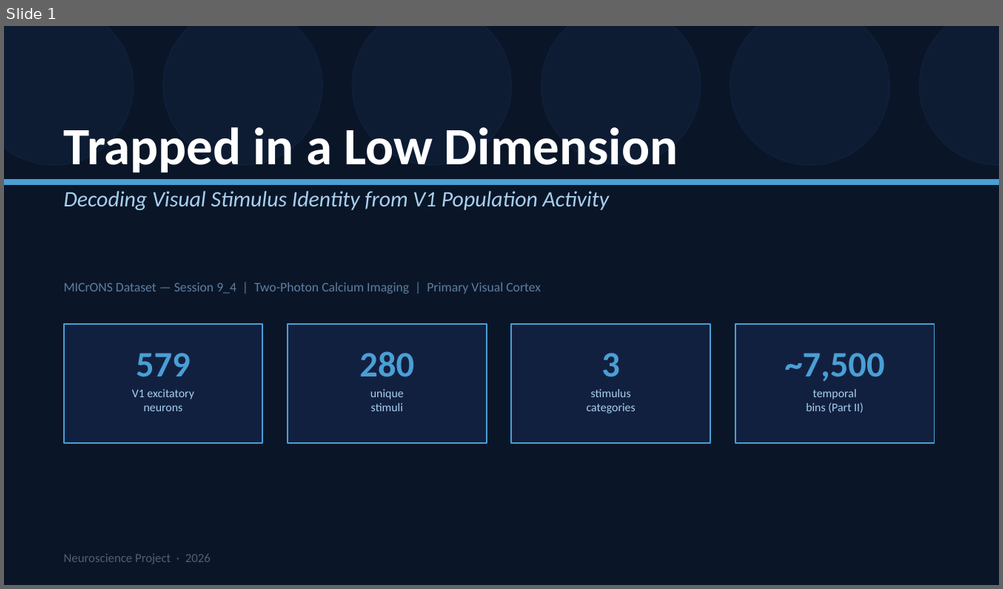
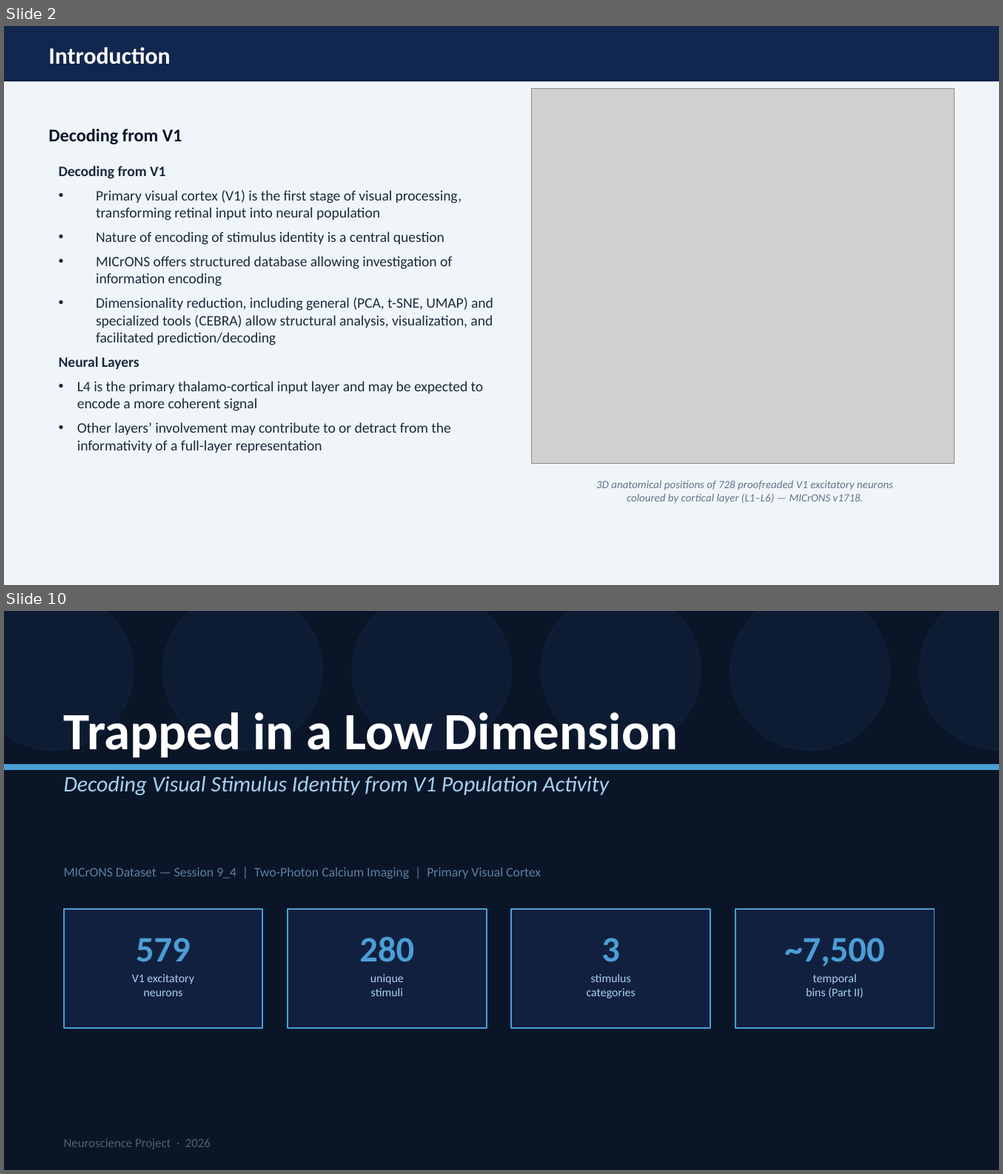
Before and after one commit to Khatibi16/neuroscience, a slide deck: V1_Decoding_Presentation.pptx. Shown one above the other, each under a label of ours: slide 1 before the commit, slides 2 and 10 after it; the slides between them are not shown. The pictures are 1003x589 and 1003x1174 pixels, drawn with LibreOffice and Linux fonts; fonts in the diff are those of the drawing; grey boxes stand for pictures. Boxes give left, top, right and bottom in pixels: in the first picture for what was removed or moved away, otherwise in the second. Text is boxed around its words. In the diff, an @@ line names an element or a change of style, - is before the commit and + after.

```diff
--- a/V1_Decoding_Presentation.pptx
+++ b/V1_Decoding_Presentation.pptx
@@ slide 2 added at box(4, 26, 999, 585), background #F0F5FA @@
@@ rectangle added at box(4, 26, 999, 81), fill #12274F, outline #12274F 1 pt @@
@@ text added at box(48, 47, 170, 64), 17 pt, text #FFFFFF, bold @@
+Introduction
@@ picture added at box(531, 89, 954, 463) @@
@@ text added at box(48, 129, 182, 144), 13 pt, text #0A1628, bold @@
+Decoding from V1
@@ text added at box(59, 166, 493, 453), 10.5 pt, text #1A2B3C @@
+Decoding from V1
+• Primary visual cortex (V1) is the first stage of visual processing, transforming retinal input into neural population
+• Nature of encoding of stimulus identity is a central question
+• MICrONS offers structured database allowing investigation of information encoding
+• Dimensionality reduction, including general (PCA, t-SNE, UMAP) and specialized tools (CEBRA) allow structural analysis, visualization, and facilitated prediction/decoding
+Neural Layers
+• L4 is the primary thalamo-cortical input layer and may be expected to encode a more coherent signal
+• Other layers’ involvement may contribute to or detract from the informativity of a full-layer representation
@@ text added at box(596, 480, 893, 503), 8 pt, text #64748B, italic @@
+3D anatomical positions of 728 proofreaded V1 excitatory neurons
+coloured by cortical layer (L1–L6) — MICrONS v1718.
@@ what was slide 1 is now slide 10 @@
```
Also in this commit, not shown: 5 slides changed, 8 other slides added.
